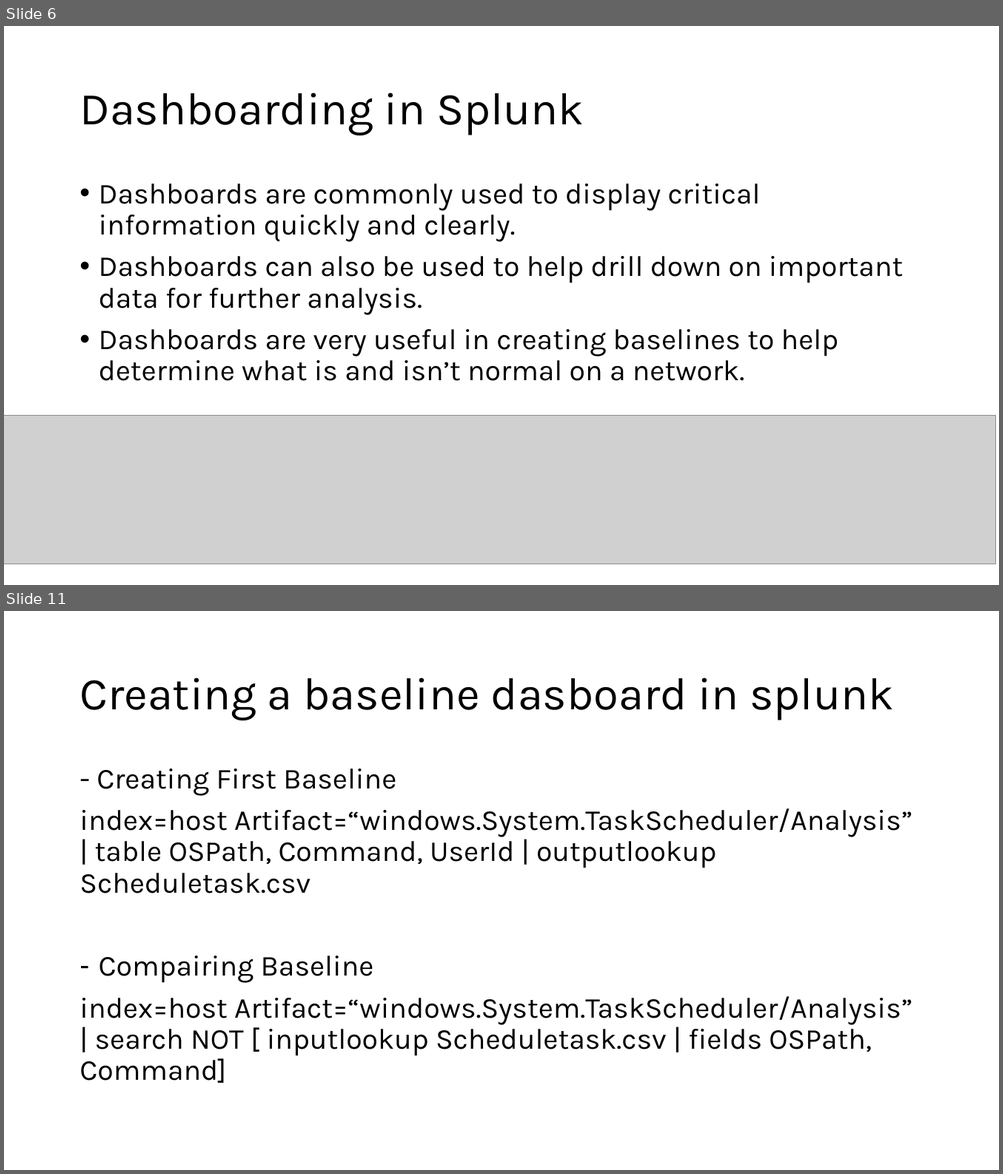
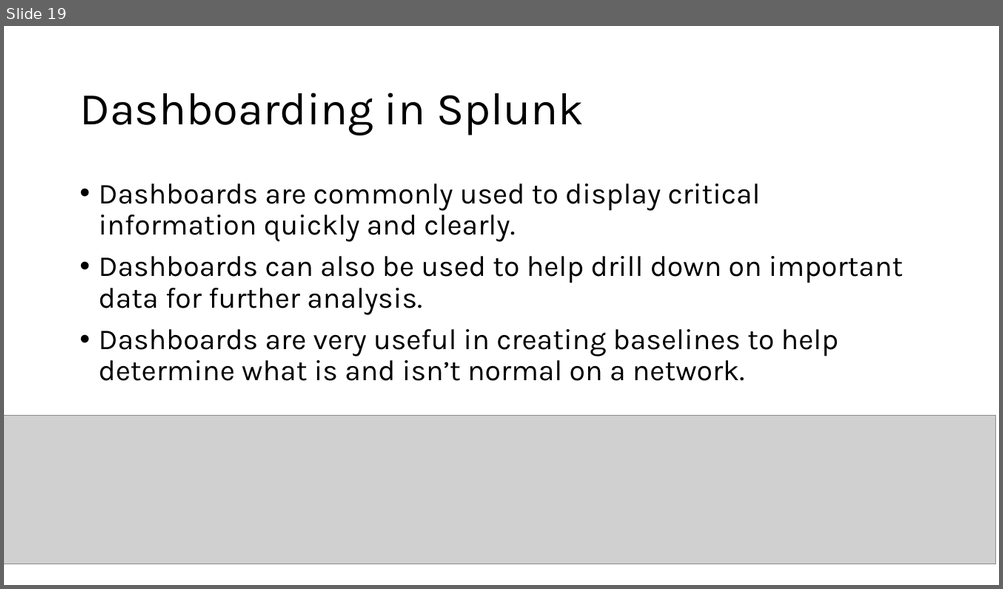
Before and after one commit to G1useppe/65sch00l, a slide deck: host/Splunk/Training Cell - Conversion course - Splunk.pptx. Shown one above the other, each under a label of ours: slides 6 and 11 before the commit, slide 19 after it; the slides between them are not shown. The pictures are 1003x1174 and 1003x589 pixels, drawn with LibreOffice and Linux fonts; fonts in the diff are those of the drawing; grey boxes stand for pictures. Boxes give left, top, right and bottom in pixels: in the first picture for what was removed or moved away, otherwise in the second. Text is boxed around its words. In the diff, an @@ line names an element or a change of style, - is before the commit and + after.

Commit message:
Splunk

```diff
--- a/host/Splunk/Training Cell - Conversion course - Splunk.pptx
+++ b/host/Splunk/Training Cell - Conversion course - Splunk.pptx
@@ slide 11 removed at [4, 611, 999, 1170], background #FFFFFF @@
@@ title removed at [79, 678, 894, 721] @@
-Creating a baseline dasboard in splunk
@@ text removed at [79, 769, 912, 1083] @@
-- Creating First Baseline
-index=host Artifact=“windows.System.TaskScheduler/Analysis” | table OSPath, Command, UserId | outputlookup Scheduletask.csv
-– Compairing Baseline
-index=host Artifact=“windows.System.TaskScheduler/Analysis” | search NOT [ inputlookup Scheduletask.csv | fields OSPath, Command]
@@ what was slide 6 is now slide 19 @@
```
Also in this commit, not shown: 4 slides changed, 12 slides added, 3 other slides removed, 1 other file.
